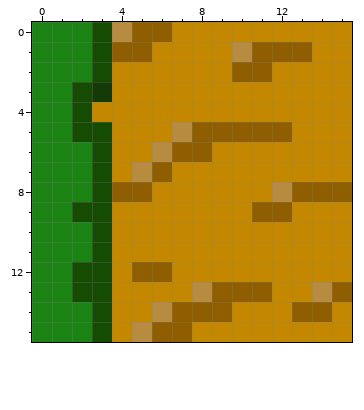
Edited in one commit: pixel-art sprite (res/tiles/path2.png). Above: the version before the commit.
The file is 16x16 pixels.
The result:
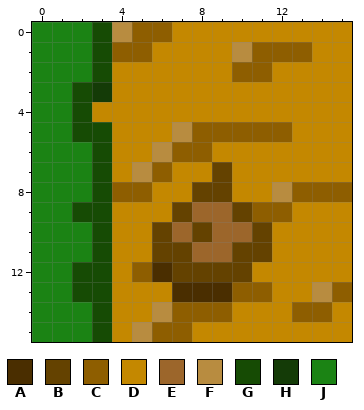
Palette (. is transparent): A #4a2e00  B #644200  C #8e5e00  D #c48800  E #9c662b  F #b88c40  G #164b04  H #143b07  J #1b8314
Change:
Changed rows in their new state; - is an unchanged pixel.
first column x 6:
 7 ---B--
 8 --BB--
 9 -BEEB-
10 BEBEEB
11 BBEEBB
12 ABBBB-
13 -AAA--
Changed places in both pictures, as pixel boxes (x1, y1, x2, y2):
changed: (152, 162, 272, 302)
